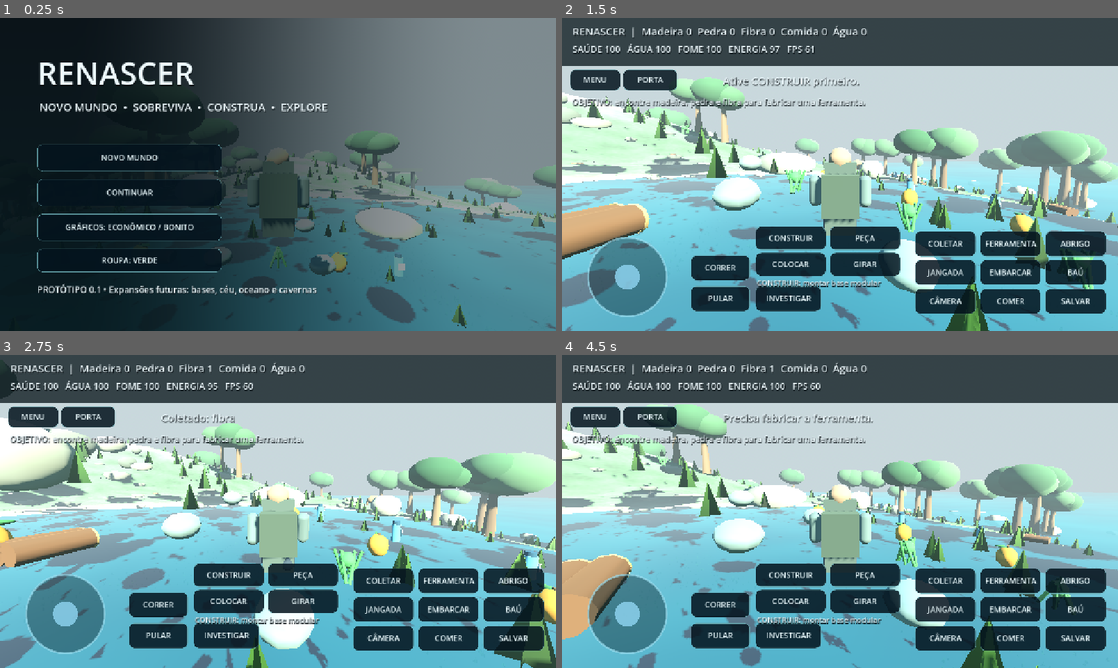
Above: before the commit, frames 1-4 (two rows, left to right).
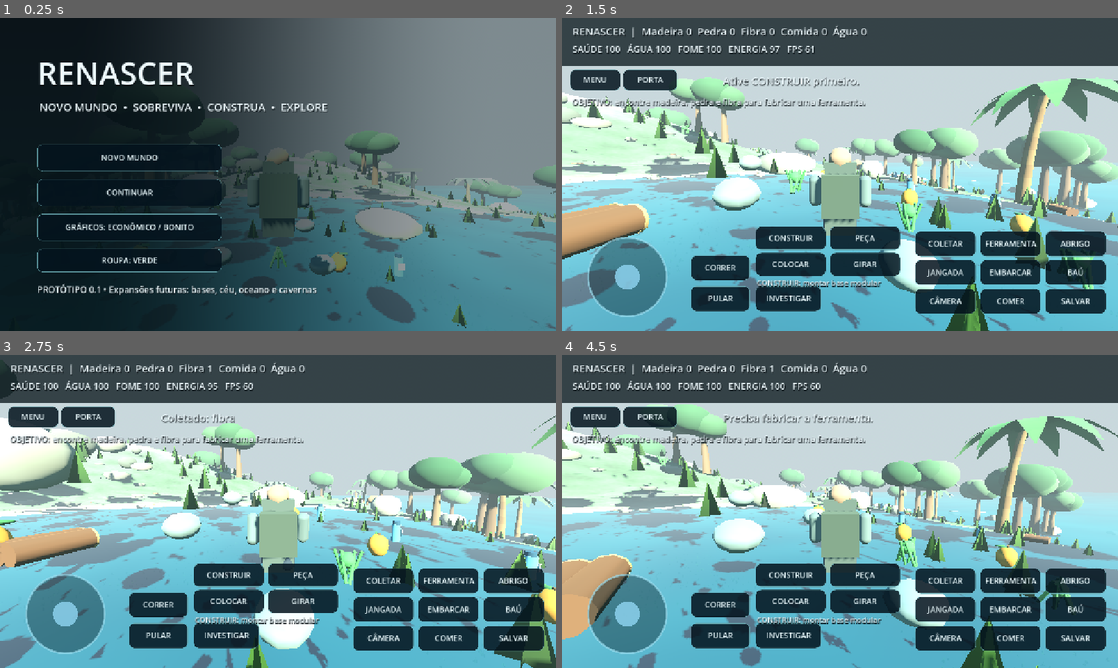
Above: after the commit, the same moments.

Repository: ronaldweker-prog/game
Game: Godot game, scene res://scenes/main.tscn
Same seed, same stepped clock (60 frames per second), same inputs: the game is played once before the commit and once after it.
Inputs (mouse positions are in pixels of both pictures, inside the frame that each line leads up to):
- Up to frame 1 (0.25 s): no input
- Up to frame 2 (1.5 s): click "NOVO MUNDO" at 0.5 s; tap Enter at 1.25 s; move the mouse to (867, 174) at 1.27 s; hold W from 1.28 s (still down); hold Shift from 1.28 s (still down); click (867, 174) at 1.42 s
- Up to frame 3 (2.75 s): keep holding W; tap Space at 1.52, 2.27 s; move the mouse to (250, 511) at 2.02 s; release Shift at 2.03 s; tap E at 2.1 s
- Up to frame 4 (4.5 s): keep holding W; move the mouse to (851, 505) at 2.77 s; tap F at 2.85 s; move the mouse to (834, 517) at 3.52 s; tap B at 3.6 s; click (834, 517) at 3.67 s; tap Space at 3.77 s; move the mouse to (878, 514) at 4.27 s; tap R at 4.35 s

The runs differ from the first frame. In frame 1, 0.1% of the frame differs, in the area x 67-100%, y 50-64%; in frame 2, 2.6%, in the area x 1-100%, y 18-87%; in frame 3, 0.8%; in frame 4, 2.4%.

Commit message:
Integrar palmeiras costeiras à ilha para paisagem tropical mais natural

Diff:
--- a/scripts/VisualWorld.gd
+++ b/scripts/VisualWorld.gd
@@ -1,15 +1,18 @@
 extends Node3D
+const COASTAL_PALMS = preload("res://scripts/CoastalPalms.gd")
 ## Direcao visual da ilha: terreno sombreado, ceu, ondas, rochas, vegetacao
 ## instanciada e instalacao antiga. Substitui a geometria de cubos/bolas da v0.1.
 ## Um estilo naturalista procedural inicial; NAO equivale a modelos AAA/PBR fotorrealistas.
 var height_at: Callable
 var tree_count := 130
+var palm_count := 28
 var sun: DirectionalLight3D
 var scenery_rng := RandomNumberGenerator.new()
 
-func configure(terrain_height: Callable, trees: int) -> void:
+func configure(terrain_height: Callable, trees: int, palms: int = 28) -> void:
 	height_at = terrain_height
 	tree_count = maxi(60, trees)
+	palm_count = clampi(palms,0,80)
 
 func _ready() -> void:
 	scenery_rng.seed = 20261120
@@ -17,6 +20,7 @@
 	_terrain()
 	_ocean()
 	_trees()
+	_palms()
 	_rocks()
 	_grass()
 	_relic_station()
@@ -229,6 +233,12 @@
 	canopy_inst.name = "CopasInstanciadas"
 	add_child(canopy_inst)
 
+func _palms() -> void:
+	var trees: Node3D = COASTAL_PALMS.new()
+	trees.name = "PalmeirasCosteiras"
+	trees.configure(Callable(self,"_height"),palm_count)
+	add_child(trees)
+
 func _rocks() -> void:
 	var rock_mesh := SphereMesh.new()
 	rock_mesh.radius = 1.0
